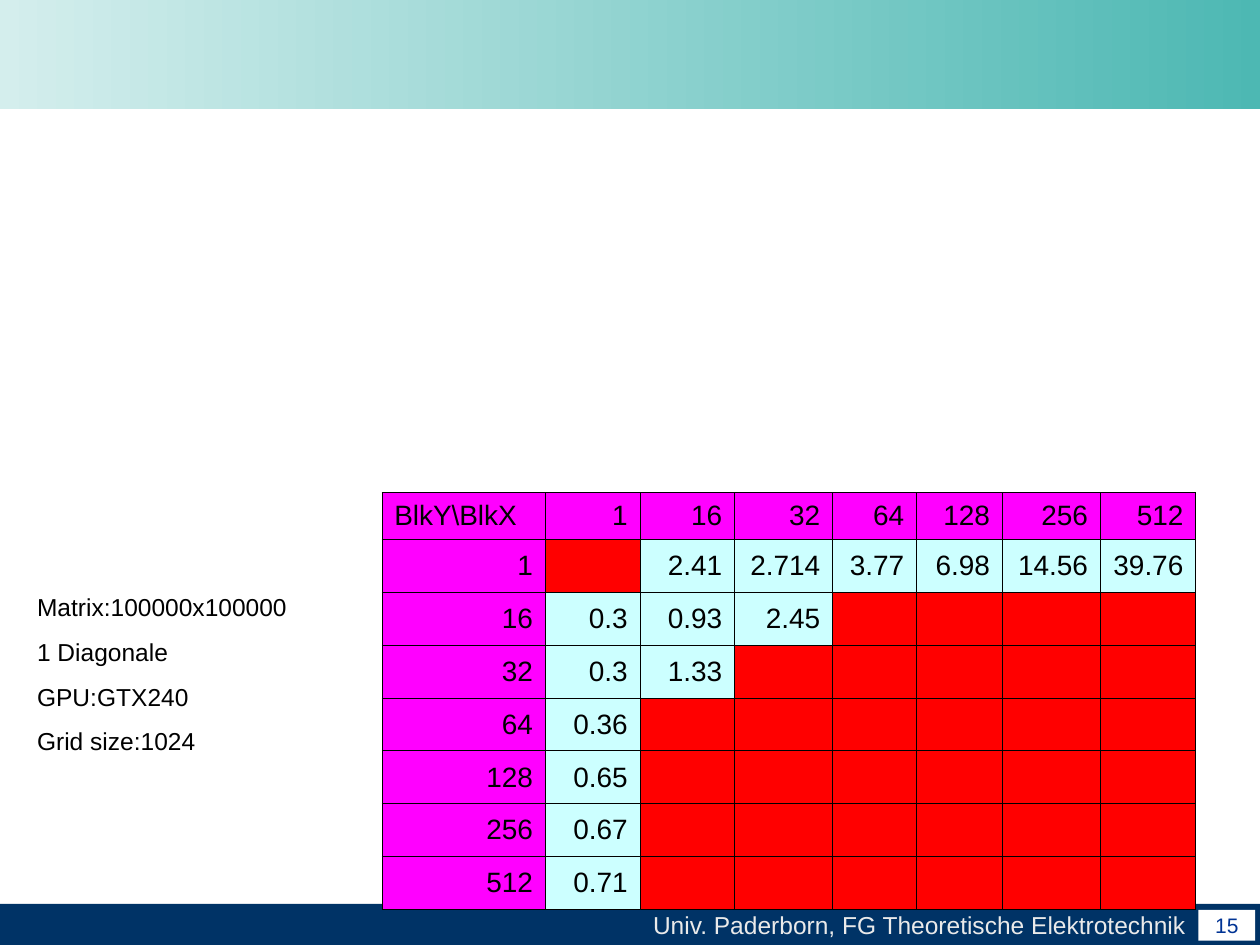
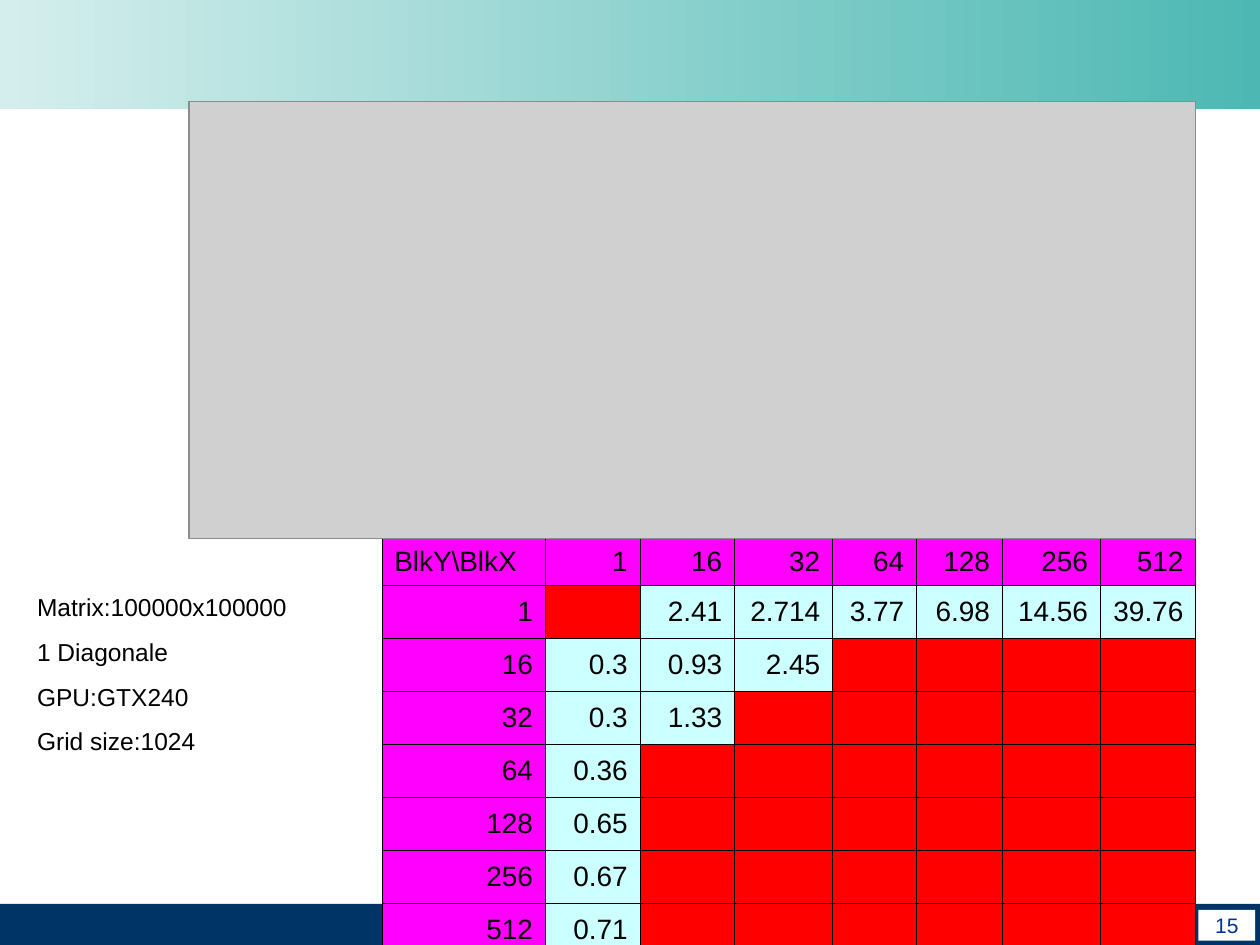
Before and after one commit to unconditional/projektarbeitcuda, a slide deck: slide 15 of Vortrag/Abschlussvortrag der Projektarbeit CUDA(xby).ppt. Drawn at 1260x945 pixels with LibreOffice and Linux fonts; fonts in the diff are those of the drawing; grey boxes stand for pictures; background and template pictures are left out. Boxes give left, top, right and bottom in pixels: in the first picture for what was removed or moved away, otherwise in the second. Text is boxed around its words. In the diff, an @@ line names an element or a change of style, - is before the commit and + after.

```diff
--- a/Vortrag/Abschlussvortrag der Projektarbeit CUDA(xby).ppt
+++ b/Vortrag/Abschlussvortrag der Projektarbeit CUDA(xby).ppt
@@ picture added at box(189, 101, 1196, 538) @@
@@ table: place and size @@
-table at box(382, 493, 1197, 897)
+table at box(382, 538, 1197, 944)
```
Also in this commit, not shown: 3 other slides changed, 1 slide removed, 1 other file.
